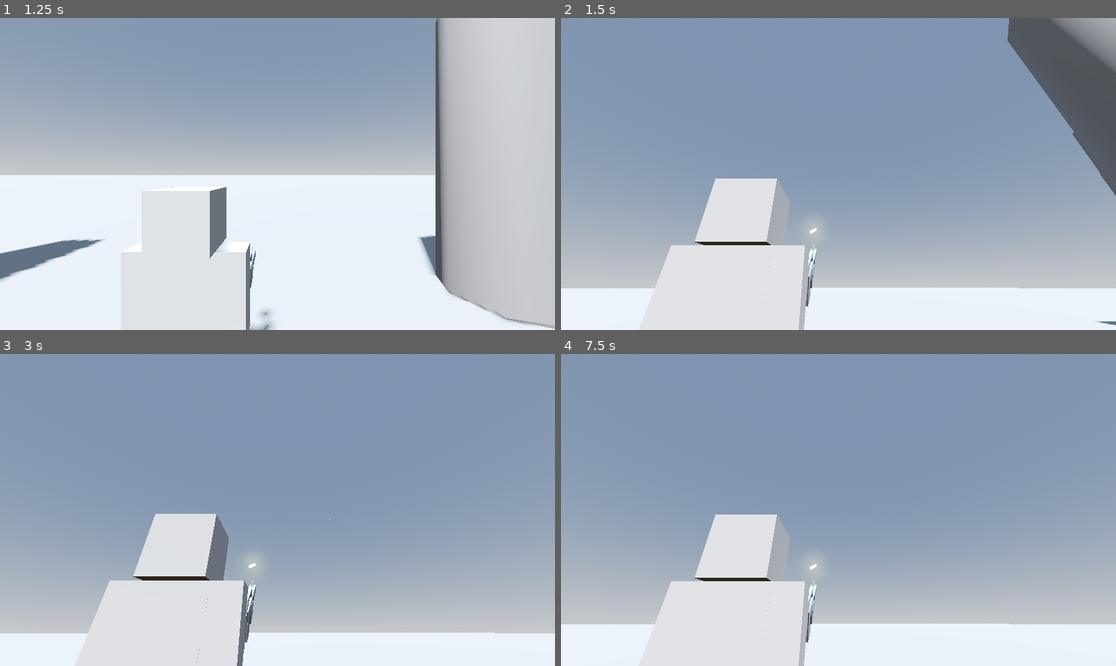
Above: before the commit, frames 1-4 (two rows, left to right).
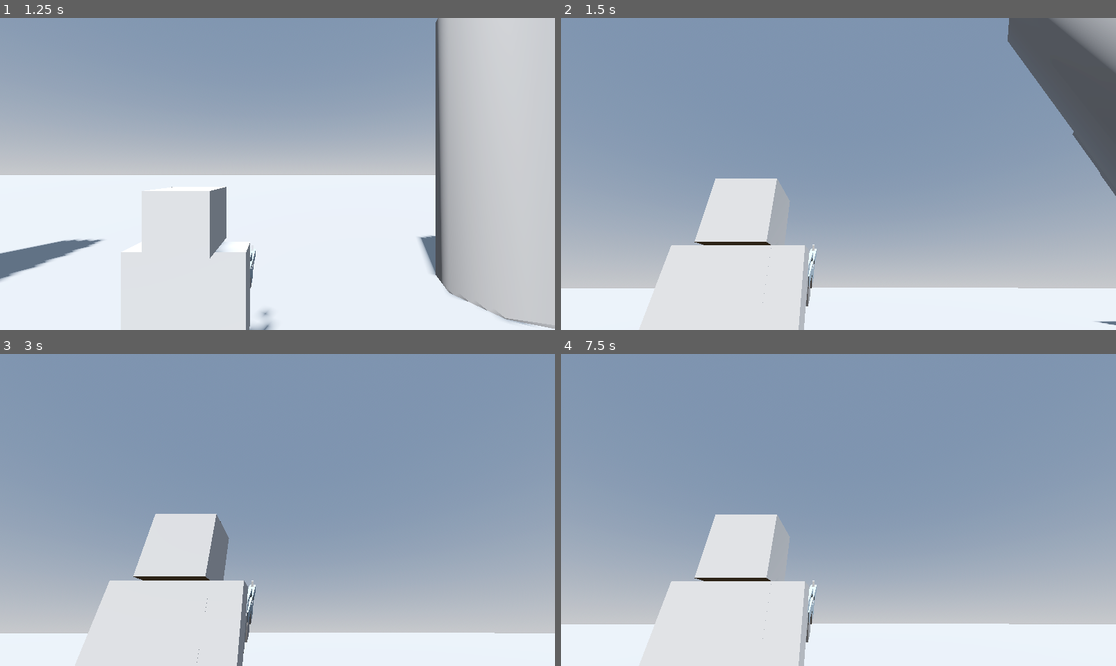
Above: after the commit, the same moments.

Repository: cheskya/ISCS3014-Project5
Game: Godot game, scene res://main.tscn
Same seed, same stepped clock (60 frames per second), same inputs: the game is played once before the commit and once after it.
Inputs (mouse positions are in pixels of both pictures, inside the frame that each line leads up to):
- Up to frame 1 (1.25 s): tap Enter at 0.5 s; move the mouse to (249, 236) at 0.52 s; press the mouse at (249, 236) at 0.53 s; hold W (move_forward) from 0.53 s (still down)
- Up to frame 2 (1.5 s): keep holding W (move_forward); move the mouse to (877, 177) at 1.27 s; release the mouse at (877, 177) at 1.28 s; tap Space (shoot) at 1.35 s
- Up to frame 3 (3 s): tap Space (shoot) at 2, 2.85 s; move the mouse to (233, 506) at 2.02 s; press the mouse at (233, 506) at 2.03 s; tap Enter at 2.75 s; move the mouse to (283, 510) at 2.77 s; release W (move_forward) at 2.78 s; release the mouse at (283, 510) at 2.78 s; hold A (move_left) from 2.78 s (still down)
- Up to frame 4 (7.5 s): move the mouse to (816, 503) at 3.52 s; release A (move_left) at 3.53 s; press the mouse at (816, 503) at 3.53 s; hold W (move_forward) 3.53-5.78 s; tap Space (shoot) at 4.25, 4.35, 5.75, 5.85, 7.35 s; move the mouse to (866, 510) at 4.27 s; release the mouse at (866, 510) at 4.28 s; tap Enter at 5 s; move the mouse to (810, 510) at 5.02 s; press the mouse at (810, 510) at 5.03 s; move the mouse to (849, 503) at 5.77 s; release the mouse at (849, 503) at 5.78 s; hold D (move_right) 5.78-6.53 s; move the mouse to (832, 516) at 6.52 s; press the mouse at (832, 516) at 6.53 s; hold W (move_forward) from 6.53 s (still down); move the mouse to (877, 513) at 7.27 s; release the mouse at (877, 513) at 7.28 s

Frame 1 is identical in both runs. In frame 2, less than 0.1% of the frame differs, in the area x 44-47%, y 65-70%; in frame 3, less than 0.1%, in the area x 44-60%, y 52-70%; in frame 4, less than 0.1%.

Commit message:
Change bullet type and add explosions

Diff:
--- a/project.godot
+++ b/project.godot
@@ -59,3 +59,7 @@
 3d_physics/layer_3="Bullet"
 3d_physics/layer_4="Enemy"
 3d_physics/layer_5="Object"
+
+[physics]
+
+common/max_physics_steps_per_frame=10
--- a/bullet.gd
+++ b/scenes/bullet/bullet.gd
@@ -1,7 +1,8 @@
 extends RigidBody3D
 
-@export var speed = 20.0
+@export var speed = 10.0
 @export var lifetime = 5.0
+@export var collisions = 0
 
 @onready var mesh = $MeshInstance3D
 @onready var ray = $RayCast3D
@@ -17,15 +18,16 @@
 func _process(delta):
 	linear_velocity = velocity
 	if ray.is_colliding():
+		collisions += 1
+		print("Collision Detected: ", collisions)
 		if (ray.get_collider().is_in_group("enemies")):
 			print("enemy")
 		else:
 			print("indestructible")
 		mesh.visible = false
 		particles.emitting = true
-		await get_tree().create_timer(1.0).timeout
+		await get_tree().create_timer(0.5).timeout
 		queue_free()
-
 
 func _on_timer_timeout():
 	queue_free()
--- a/scenes/player/bullet.tscn
+++ b/scenes/bullet/bullet.tscn
@@ -1,6 +1,6 @@
 [gd_scene load_steps=8 format=3 uid="uid://bnj8k4etmouic"]
 
-[ext_resource type="Script" path="res://bullet.gd" id="1_b6w8w"]
+[ext_resource type="Script" path="res://scenes/bullet/bullet.gd" id="1_b6w8w"]
 
 [sub_resource type="BoxMesh" id="BoxMesh_n3m2u"]
 
@@ -17,9 +17,9 @@
 initial_velocity_max = 5.0
 
 [sub_resource type="StandardMaterial3D" id="StandardMaterial3D_t30th"]
-albedo_color = Color(0.988596, 0.958258, 0.864694, 1)
+albedo_color = Color(0.993971, 0.257631, 0.641562, 1)
 emission_enabled = true
-emission = Color(0.841371, 0.730546, 0.00898197, 1)
+emission = Color(0.956538, 0, 0.182409, 1)
 emission_energy_multiplier = 8.0
 
 [sub_resource type="BoxMesh" id="BoxMesh_ax7xd"]
@@ -29,30 +29,31 @@
 [node name="Bullet" type="RigidBody3D"]
 collision_layer = 4
 collision_mask = 26
+continuous_cd = true
 script = ExtResource("1_b6w8w")
 
 [node name="MeshInstance3D" type="MeshInstance3D" parent="."]
-transform = Transform3D(0.02, 0, 0, 0, -0.00326371, 0.0299994, 0, -0.499989, -0.000195823, -0.0020827, 0, 0.000297904)
+transform = Transform3D(0.05, 0, 0, 0, -0.000326371, 0.0499989, 0, -0.0499989, -0.000326371, -0.0020827, 0, 0.000297904)
 custom_aabb = AABB(0, 0, 0, 0.05, 0.05, 0)
 mesh = SubResource("BoxMesh_n3m2u")
 surface_material_override/0 = SubResource("StandardMaterial3D_1es14")
 
 [node name="RayCast3D" type="RayCast3D" parent="."]
-transform = Transform3D(0.06, 0, 0, 0, -0.05, -1.90255e-08, 0, 7.54979e-09, -0.126, -0.00279381, -0.00106352, 0.115784)
-visible = false
-enabled = false
-target_position = Vector3(0, 0, 1)
+transform = Transform3D(-0.0601739, -5.90319e-11, 0.00034047, -1.3358e-17, -0.05, -6.57495e-09, 0.000470515, -7.54956e-09, 0.0435425, 0.00046158, -0.00106352, -0.0308638)
+target_position = Vector3(0, 0, -1)
 collision_mask = 10
 
 [node name="CollisionShape3D" type="CollisionShape3D" parent="."]
-transform = Transform3D(0.034, 0, 0, 0, 0.05, 0, 0, 0, 0.669, 0, 0, 0.000548601)
+transform = Transform3D(0.05, 0, 0, 0, 0.05, 0, 0, 0, 0.05, 0, 0, 0.000548601)
 shape = SubResource("BoxShape3D_n6r41")
 
 [node name="GPUParticles3D" type="GPUParticles3D" parent="."]
-transform = Transform3D(1, 0, 0, 0, 1, 0, 0, 0, 1, 0.00451016, 0.0176702, -0.433911)
+transform = Transform3D(1, 0, 0, 0, 1, 0, 0, 0, 1, -0.0174986, 0.00500541, -0.0374089)
 emitting = false
+lifetime = 0.5
 one_shot = true
 explosiveness = 1.0
+fixed_fps = 10
 fract_delta = false
 process_material = SubResource("ParticleProcessMaterial_1ixsa")
 draw_pass_1 = SubResource("BoxMesh_ax7xd")
--- a/scenes/enemy/enemy.gd
+++ b/scenes/enemy/enemy.gd
@@ -1,22 +1,32 @@
 extends CSGCylinder3D
 
 var lives = 3
+var has_exploded = false
 signal enemy_killed(enemy)
 
 @onready var label = $Label3D
+@onready var hitbox = $HitBox
 
-# Called when the node enters the scene tree for the first time.
-func _ready() -> void:
-	pass # Replace with function body.
-
-
-# Called every frame. 'delta' is the elapsed time since the previous frame.
-func _process(delta: float) -> void:
-	pass
-
+var ExplosionScene = preload("res://scenes/explosion/explosion.tscn")
 
 func _on_hit_box_body_entered(body: Node3D) -> void:
+	if has_exploded:
+		return
+
 	lives -= 1
 	label.text = "lives: " + str(lives)
-	if (lives <= 0):
+
+	if lives <= 0:
+		has_exploded = true
+		hitbox.set_deferred("monitoring", false)
+
+		var explosion = ExplosionScene.instantiate()
+		get_parent().add_child(explosion)
+		explosion.global_position = global_position
+		explosion.emitting = true
+
+		await get_tree().create_timer(0.05).timeout
+		explosion.emitting = false
+
 		enemy_killed.emit(self)
+		queue_free()
--- a/scenes/enemy/enemy.tscn
+++ b/scenes/enemy/enemy.tscn
@@ -3,6 +3,8 @@
 [ext_resource type="Script" path="res://scenes/enemy/enemy.gd" id="1_7vac8"]
 
 [sub_resource type="CylinderShape3D" id="CylinderShape3D_cbfpa"]
+height = 1.803
+radius = 0.624383
 
 [node name="Enemy" type="CSGCylinder3D" groups=["enemies"]]
 transform = Transform3D(1.49023, 0, 0, 0, 2.1942, 0, 0, 0, 1.49023, 0, 0, 0)
--- /dev/null
+++ b/scenes/explosion/explosion.tscn
@@ -0,0 +1,27 @@
+[gd_scene load_steps=4 format=3 uid="uid://bwn8wrj5iymdu"]
+
+[sub_resource type="ParticleProcessMaterial" id="ParticleProcessMaterial_y5lqw"]
+angle_min = 1.07288e-05
+angle_max = 720.0
+direction = Vector3(0, 0, 1)
+spread = 180.0
+initial_velocity_min = 3.0
+initial_velocity_max = 20.0
+
+[sub_resource type="StandardMaterial3D" id="StandardMaterial3D_n768j"]
+albedo_color = Color(0.482323, 0.498639, 0.508709, 1)
+emission_enabled = true
+emission = Color(0.168935, 0.176222, 0.196499, 1)
+emission_energy_multiplier = 4.6
+
+[sub_resource type="BoxMesh" id="BoxMesh_qyvmf"]
+material = SubResource("StandardMaterial3D_n768j")
+size = Vector3(0.5, 0.5, 0.5)
+
+[node name="GPUParticles3D" type="GPUParticles3D"]
+emitting = false
+amount = 25
+speed_scale = 1.82
+explosiveness = 1.0
+process_material = SubResource("ParticleProcessMaterial_y5lqw")
+draw_pass_1 = SubResource("BoxMesh_qyvmf")
--- a/scenes/player/player.gd
+++ b/scenes/player/player.gd
@@ -11,7 +11,7 @@
 var _camera_input_direction = Vector2.ZERO
 var _last_movement_direction = Vector3.BACK
 
-var bullet = load("res://scenes/player/bullet.tscn")
+var bullet = load("res://scenes/bullet/bullet.tscn")
 var instance
 
 @onready var _camera_pivot: Node3D = %CameraPivot
Binary file added: addons/enemy/enemy.glb
Not shown, added: addons/enemy/enemy.glb.import
